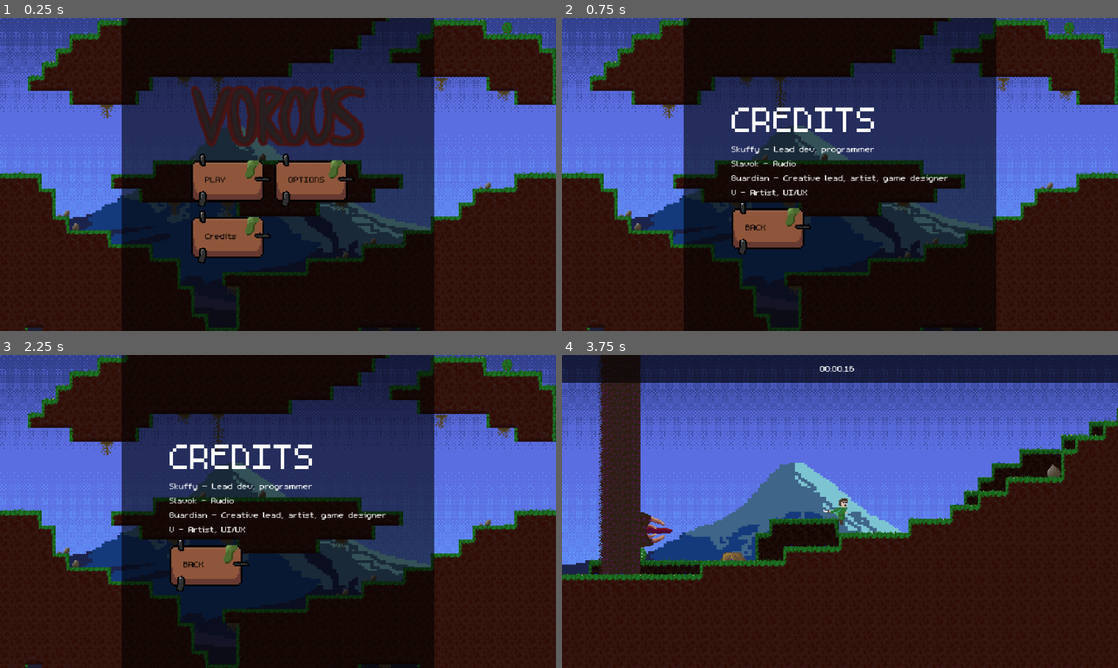
Above: before the commit, frames 1-4 (two rows, left to right).
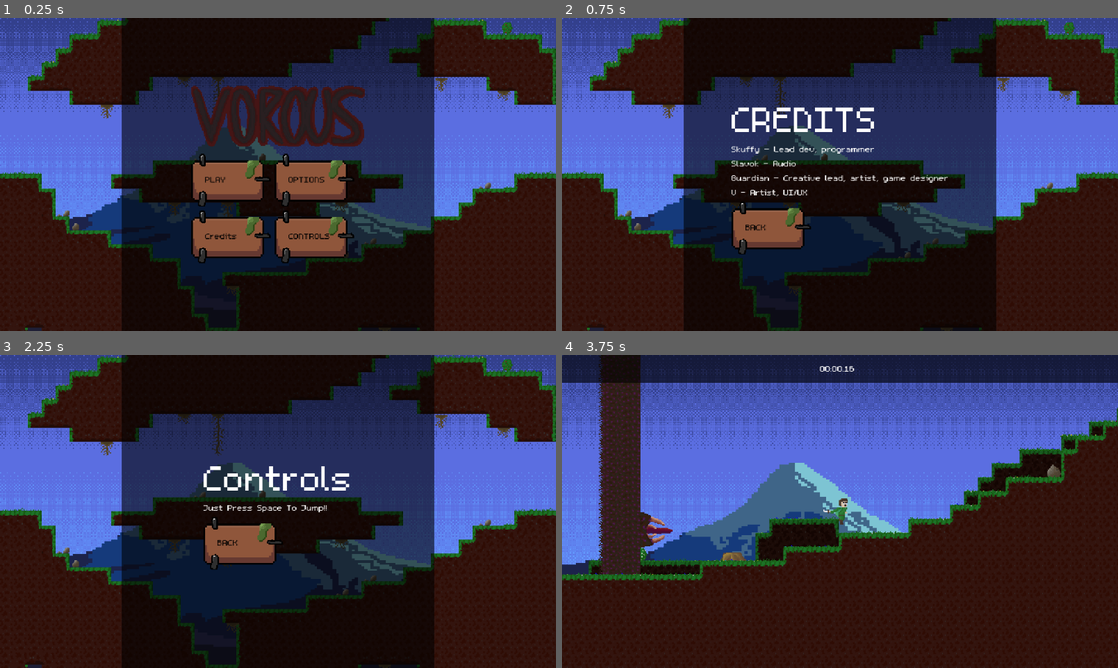
Above: after the commit, the same moments.

Repository: Skuffy808/Vorous
Game: Godot game, scene res://scenes/main_menu.tscn
Two runs of this game, one before a commit and one after it. Both use one fixed random seed, a clock stepped at 60 frames per second and the inputs below.
Inputs (mouse positions are in pixels of both pictures, inside the frame that each line leads up to):
- Up to frame 1 (0.25 s): no input
- Up to frame 2 (0.75 s): click "Credits" at 0.5 s
- Up to frame 3 (2.25 s): click "BACK" at 1.25 s; click (316, 574) at 2 s, where only the run after the commit has a clickable "CONTROLS"
- Up to frame 4 (3.75 s): click "BACK" at 2.75 s; click "PLAY" at 3.5 s

The runs differ from the first frame. In frame 1, 1.7% of the frame differs, in the area x 49-64%, y 62-79%; in frame 2, nothing differs; in frame 3, 5.2%, in the area x 30-70%, y 28-76%; in frame 4, nothing differs.

Commit message:
add death menu

Diff:
--- /dev/null
+++ b/scenes/controls.tscn
@@ -0,0 +1,82 @@
+[gd_scene load_steps=6 format=3 uid="uid://ddep5tmnps6fy"]
+
+[ext_resource type="Theme" uid="uid://bpac6yxly53yc" path="res://theme.tres" id="1_jlst0"]
+[ext_resource type="Script" uid="uid://dksadmjslbklm" path="res://scripts/credits.gd" id="2_dloai"]
+[ext_resource type="Texture2D" uid="uid://dugbgubpe437j" path="res://assets/background/Background-0.png" id="3_k6bol"]
+[ext_resource type="PackedScene" uid="uid://dhr8pf2btgxph" path="res://scenes/Platforms/platformCave1.tscn" id="4_a8sje"]
+[ext_resource type="Texture2D" uid="uid://dojqb00ffo3lc" path="res://assets/button.png" id="5_t622t"]
+
+[node name="Credits" type="Control"]
+texture_filter = 1
+layout_mode = 3
+anchors_preset = 15
+anchor_right = 1.0
+anchor_bottom = 1.0
+grow_horizontal = 2
+grow_vertical = 2
+theme = ExtResource("1_jlst0")
+script = ExtResource("2_dloai")
+
+[node name="TextureRect" type="TextureRect" parent="."]
+layout_mode = 0
+offset_right = 640.0
+offset_bottom = 360.0
+texture = ExtResource("3_k6bol")
+
+[node name="Cave1" parent="." instance=ExtResource("4_a8sje")]
+z_index = -1
+position = Vector2(0, 180)
+
+[node name="ColorRect" type="ColorRect" parent="."]
+layout_mode = 1
+anchors_preset = 8
+anchor_left = 0.5
+anchor_top = 0.5
+anchor_right = 0.5
+anchor_bottom = 0.5
+offset_left = -180.0
+offset_top = -180.0
+offset_right = 180.0
+offset_bottom = 180.0
+grow_horizontal = 2
+grow_vertical = 2
+color = Color(0, 0, 0, 0.588235)
+
+[node name="VBoxContainer" type="VBoxContainer" parent="."]
+layout_mode = 1
+anchors_preset = 8
+anchor_left = 0.5
+anchor_top = 0.5
+anchor_right = 0.5
+anchor_bottom = 0.5
+offset_left = -60.5
+offset_top = -39.0
+offset_right = 60.5
+offset_bottom = 39.0
+grow_horizontal = 2
+grow_vertical = 2
+
+[node name="OptionsLabel" type="Label" parent="VBoxContainer"]
+layout_mode = 2
+theme_override_colors/font_color = Color(1, 1, 1, 1)
+theme_override_font_sizes/font_size = 64
+text = "Controls"
+
+[node name="Roles" type="Label" parent="VBoxContainer"]
+layout_mode = 2
+text = "Just Press Space To Jump!!"
+
+[node name="BackTextureButton" type="TextureButton" parent="VBoxContainer"]
+layout_mode = 2
+texture_normal = ExtResource("5_t622t")
+
+[node name="BackLabel" type="Label" parent="VBoxContainer/BackTextureButton"]
+layout_mode = 0
+offset_left = 16.0
+offset_top = 22.0
+offset_right = 56.0
+offset_bottom = 35.0
+theme_override_colors/font_color = Color(0, 0, 0, 1)
+text = "BACK"
+
+[connection signal="pressed" from="VBoxContainer/BackTextureButton" to="." method="_on_back_texture_button_pressed"]
--- /dev/null
+++ b/scenes/death.tscn
@@ -0,0 +1,82 @@
+[gd_scene load_steps=6 format=3 uid="uid://bxigs03swsh07"]
+
+[ext_resource type="Theme" uid="uid://bpac6yxly53yc" path="res://theme.tres" id="1_6up1m"]
+[ext_resource type="Script" uid="uid://dksadmjslbklm" path="res://scripts/credits.gd" id="2_w0no0"]
+[ext_resource type="Texture2D" uid="uid://dugbgubpe437j" path="res://assets/background/Background-0.png" id="3_7205l"]
+[ext_resource type="PackedScene" uid="uid://dhr8pf2btgxph" path="res://scenes/Platforms/platformCave1.tscn" id="4_2m3wi"]
+[ext_resource type="Texture2D" uid="uid://dojqb00ffo3lc" path="res://assets/button.png" id="5_3l7jp"]
+
+[node name="Credits" type="Control"]
+texture_filter = 1
+layout_mode = 3
+anchors_preset = 15
+anchor_right = 1.0
+anchor_bottom = 1.0
+grow_horizontal = 2
+grow_vertical = 2
+theme = ExtResource("1_6up1m")
+script = ExtResource("2_w0no0")
+
+[node name="TextureRect" type="TextureRect" parent="."]
+layout_mode = 0
+offset_right = 640.0
+offset_bottom = 360.0
+texture = ExtResource("3_7205l")
+
+[node name="Cave1" parent="." instance=ExtResource("4_2m3wi")]
+z_index = -1
+position = Vector2(0, 180)
+
+[node name="ColorRect" type="ColorRect" parent="."]
+layout_mode = 1
+anchors_preset = 8
+anchor_left = 0.5
+anchor_top = 0.5
+anchor_right = 0.5
+anchor_bottom = 0.5
+offset_left = -180.0
+offset_top = -180.0
+offset_right = 180.0
+offset_bottom = 180.0
+grow_horizontal = 2
+grow_vertical = 2
+color = Color(0, 0, 0, 0.588235)
+
+[node name="VBoxContainer" type="VBoxContainer" parent="."]
+layout_mode = 1
+anchors_preset = 8
+anchor_left = 0.5
+anchor_top = 0.5
+anchor_right = 0.5
+anchor_bottom = 0.5
+offset_left = -60.5
+offset_top = -39.0
+offset_right = 60.5
+offset_bottom = 39.0
+grow_horizontal = 2
+grow_vertical = 2
+
+[node name="OptionsLabel" type="Label" parent="VBoxContainer"]
+layout_mode = 2
+theme_override_colors/font_color = Color(1, 1, 1, 1)
+theme_override_font_sizes/font_size = 64
+text = "YOU DIED"
+
+[node name="Roles" type="Label" parent="VBoxContainer"]
+layout_mode = 2
+text = "Better luck next time :D"
+
+[node name="BackTextureButton" type="TextureButton" parent="VBoxContainer"]
+layout_mode = 2
+texture_normal = ExtResource("5_3l7jp")
+
+[node name="BackLabel" type="Label" parent="VBoxContainer/BackTextureButton"]
+layout_mode = 0
+offset_left = 16.0
+offset_top = 22.0
+offset_right = 56.0
+offset_bottom = 35.0
+theme_override_colors/font_color = Color(0, 0, 0, 1)
+text = "Menu"
+
+[connection signal="pressed" from="VBoxContainer/BackTextureButton" to="." method="_on_back_texture_button_pressed"]
--- a/scenes/game.tscn
+++ b/scenes/game.tscn
@@ -8,7 +8,6 @@
 [ext_resource type="Script" uid="uid://dipmprigxnjfv" path="res://scripts/stopwatch.gd" id="4_iywne"]
 [ext_resource type="Theme" uid="uid://bpac6yxly53yc" path="res://theme.tres" id="4_lbhrr"]
 [ext_resource type="Script" uid="uid://bbqe67ohrkl2q" path="res://scripts/death_menu.gd" id="7_dinhu"]
-[ext_resource type="Texture2D" uid="uid://dojqb00ffo3lc" path="res://assets/button.png" id="8_kvuet"]
 [ext_resource type="AudioStream" uid="uid://cemmh02lcoq00" path="res://assets/audio/sfx/characterScreaming.mp3" id="10_kvuet"]
 [ext_resource type="PackedScene" uid="uid://cdyy4d7qlejyc" path="res://scenes/killzone.tscn" id="10_vtaks"]
 [ext_resource type="PackedScene" uid="uid://cnraao5olmaud" path="res://scenes/Platforms/platformCliff1.tscn" id="12_dinhu"]
@@ -44,76 +43,6 @@
 [node name="DeathMenu" type="Node2D" parent="CanvasLayer"]
 visible = false
 script = ExtResource("7_dinhu")
-
-[node name="ColorRect" type="ColorRect" parent="CanvasLayer/DeathMenu"]
-anchors_preset = 8
-anchor_left = 0.5
-anchor_top = 0.5
-anchor_right = 0.5
-anchor_bottom = 0.5
-offset_left = 140.0
-offset_right = 500.0
-offset_bottom = 360.0
-grow_horizontal = 2
-grow_vertical = 2
-mouse_filter = 2
-color = Color(0, 0, 0, 0.588235)
-
-[node name="CenterContainer" type="CenterContainer" parent="CanvasLayer/DeathMenu/ColorRect"]
-texture_filter = 1
-layout_mode = 1
-anchors_preset = 8
-anchor_left = 0.5
-anchor_top = 0.5
-anchor_right = 0.5
-anchor_bottom = 0.5
-offset_left = -94.0
-offset_top = -58.0
-offset_right = 94.0
-offset_bottom = 58.0
-grow_horizontal = 2
-grow_vertical = 2
-
-[node name="VBoxContainer" type="VBoxContainer" parent="CanvasLayer/DeathMenu/ColorRect/CenterContainer"]
-layout_mode = 2
-
-[node name="OptionsLabel" type="Label" parent="CanvasLayer/DeathMenu/ColorRect/CenterContainer/VBoxContainer"]
-layout_mode = 2
-theme = ExtResource("4_lbhrr")
-theme_override_colors/font_color = Color(0.270588, 0.0823529, 0.0823529, 1)
-theme_override_font_sizes/font_size = 64
-text = "YOU DIED"
-
-[node name="HBoxContainer" type="HBoxContainer" parent="CanvasLayer/DeathMenu/ColorRect/CenterContainer/VBoxContainer"]
-layout_mode = 2
-
-[node name="RespawnTextureButton" type="TextureButton" parent="CanvasLayer/DeathMenu/ColorRect/CenterContainer/VBoxContainer/HBoxContainer"]
-layout_mode = 2
-texture_normal = ExtResource("8_kvuet")
-
-[node name="RespawnLabel" type="Label" parent="CanvasLayer/DeathMenu/ColorRect/CenterContainer/VBoxContainer/HBoxContainer/RespawnTextureButton"]
-layout_mode = 0
-offset_left = 16.0
-offset_top = 22.0
-offset_right = 56.0
-offset_bottom = 35.0
-theme = ExtResource("4_lbhrr")
-theme_override_colors/font_color = Color(0, 0, 0, 1)
-text = "Respawn"
-
-[node name="MenuTextureButton" type="TextureButton" parent="CanvasLayer/DeathMenu/ColorRect/CenterContainer/VBoxContainer/HBoxContainer"]
-layout_mode = 2
-texture_normal = ExtResource("8_kvuet")
-
-[node name="MenuLabel" type="Label" parent="CanvasLayer/DeathMenu/ColorRect/CenterContainer/VBoxContainer/HBoxContainer/MenuTextureButton"]
-layout_mode = 0
-offset_left = 16.0
-offset_top = 22.0
-offset_right = 56.0
-offset_bottom = 35.0
-theme = ExtResource("4_lbhrr")
-theme_override_colors/font_color = Color(0, 0, 0, 1)
-text = "MENU"
 
 [node name="Timer" type="Timer" parent="CanvasLayer/DeathMenu"]
 wait_time = 0.3
--- a/scenes/main_menu.tscn
+++ b/scenes/main_menu.tscn
@@ -90,11 +90,14 @@
 theme_override_colors/font_color = Color(0, 0, 0, 1)
 text = "OPTIONS"
 
-[node name="CreditsTextureButton" type="TextureButton" parent="CenterContainer/VBoxContainer"]
+[node name="HBoxContainer2" type="HBoxContainer" parent="CenterContainer/VBoxContainer"]
+layout_mode = 2
+
+[node name="CreditsTextureButton" type="TextureButton" parent="CenterContainer/VBoxContainer/HBoxContainer2"]
 layout_mode = 2
 texture_normal = ExtResource("4_wu84c")
 
-[node name="CreditsLabel" type="Label" parent="CenterContainer/VBoxContainer/CreditsTextureButton"]
+[node name="CreditsLabel" type="Label" parent="CenterContainer/VBoxContainer/HBoxContainer2/CreditsTextureButton"]
 layout_mode = 0
 offset_left = 16.0
 offset_top = 22.0
@@ -104,6 +107,20 @@
 text = "Credits
 "
 
+[node name="ControlsTextureButton2" type="TextureButton" parent="CenterContainer/VBoxContainer/HBoxContainer2"]
+layout_mode = 2
+texture_normal = ExtResource("4_wu84c")
+
+[node name="CreditsLabel" type="Label" parent="CenterContainer/VBoxContainer/HBoxContainer2/ControlsTextureButton2"]
+layout_mode = 0
+offset_left = 16.0
+offset_top = 22.0
+offset_right = 56.0
+offset_bottom = 51.0
+theme_override_colors/font_color = Color(0, 0, 0, 1)
+text = "CONTROLS"
+
 [connection signal="pressed" from="CenterContainer/VBoxContainer/HBoxContainer/PlayTextureButton" to="." method="_on_play_texture_button_pressed"]
 [connection signal="pressed" from="CenterContainer/VBoxContainer/HBoxContainer/OptionsTextureButton" to="." method="_on_options_texture_button_pressed"]
-[connection signal="pressed" from="CenterContainer/VBoxContainer/CreditsTextureButton" to="." method="_on_credits_texture_button_pressed"]
+[connection signal="pressed" from="CenterContainer/VBoxContainer/HBoxContainer2/CreditsTextureButton" to="." method="_on_credits_texture_button_pressed"]
+[connection signal="pressed" from="CenterContainer/VBoxContainer/HBoxContainer2/ControlsTextureButton2" to="." method="_on_controls_texture_button_2_pressed"]
--- a/scripts/death_menu.gd
+++ b/scripts/death_menu.gd
@@ -3,25 +3,16 @@
 @onready var player: CharacterBody2D = $"../../Player"
 @onready var stopwatch: Node2D = $"../Stopwatch"
 @onready var timer: Timer = $Timer
-@onready var death_menu: Node2D = $"."
 @onready var audio_stream_player: AudioStreamPlayer = $AudioStreamPlayer
-
-func _on_respawn_texture_button_pressed() -> void:
-	Engine.time_scale = 1
-	get_tree().reload_current_scene()
-
-func _on_menu_texture_button_pressed() -> void:
-	Engine.time_scale = 1
-	get_tree().change_scene_to_file("res://scenes/main_menu.tscn")
 
 func player_died():
 	audio_stream_player.play()
 	print("Hello, World!")
-	stopwatch.visible = false
 	Engine.time_scale = 0.1
 	timer.start()
 	player.collision_layer = 0
 	player.collision_mask = 0
 
 func _on_timer_timeout() -> void:
-	death_menu.visible = true
+	Engine.time_scale = 1
+	get_tree().change_scene_to_file("res://scenes/death.tscn")
--- a/scripts/main_menu.gd
+++ b/scripts/main_menu.gd
@@ -10,3 +10,7 @@
 
 func _on_credits_texture_button_pressed() -> void:
 	get_tree().change_scene_to_file("res://scenes/credits.tscn")
+
+
+func _on_controls_texture_button_2_pressed() -> void:
+	get_tree().change_scene_to_file("res://scenes/controls.tscn")
Not shown: 1 places in scenes/game.tscn that only renumber resources
